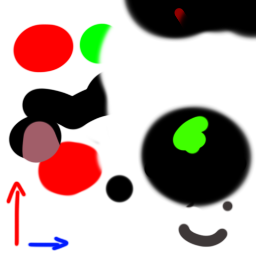
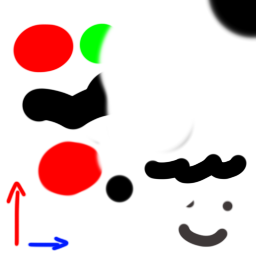
Before/after of a 256 × 256 layered artwork. What changed in the layer stack:
showed group "Group 1" (1st of 2) (4 layers), moved it out of group "Group 1" over bbox(8, 0, 255, 211)
hid group "Group 1" (2nd of 2, in "Group 1") (2 layers), moved it into group "Group 1" over bbox(8, 0, 255, 211)
added layer "pisssisisisis" over bbox(8, 0, 255, 211)
renamed "pisssisisisis" to (unnamed layer), painted on it, unmasked it over bbox(8, 0, 255, 211)
painted on "Layer 2" over bbox(43, 103, 209, 211)
